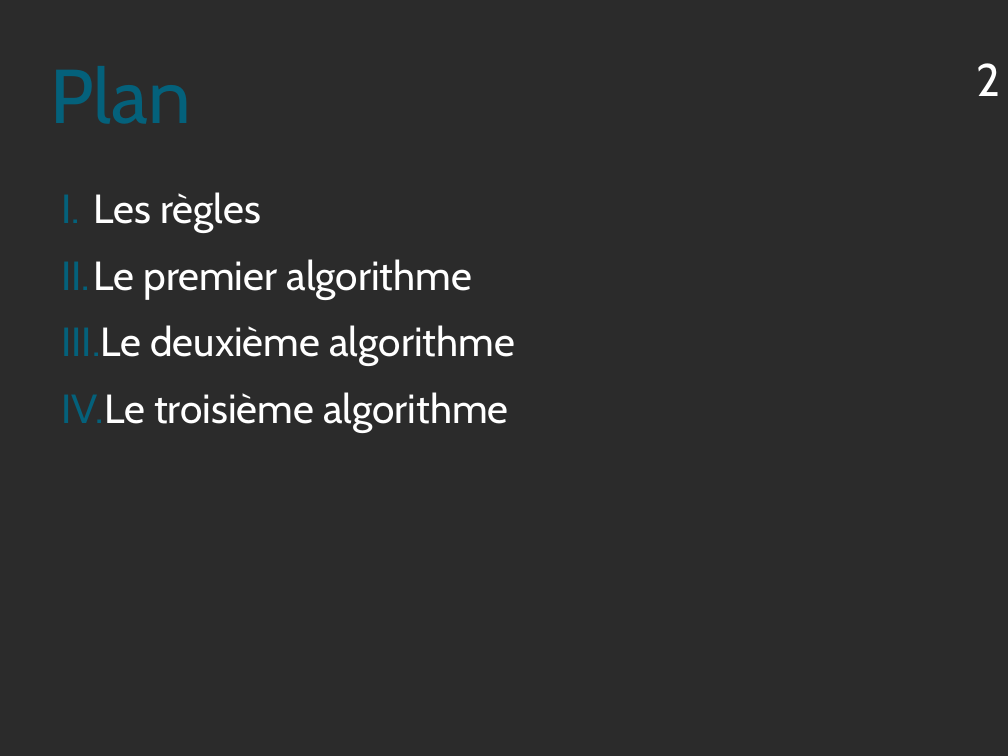
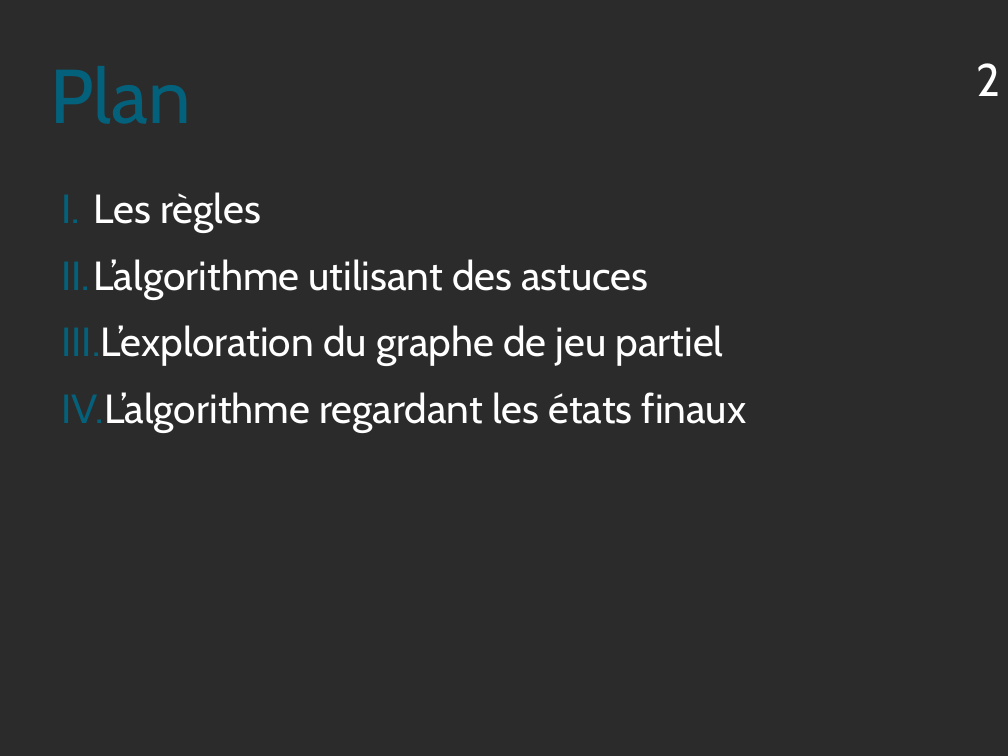
Before and after one commit to Triw-12/hanamikoji_solve, a slide deck: slide 2 of diaporama/Règles.odp. Drawn at 1008x756 pixels with LibreOffice and Linux fonts; fonts in the diff are those of the drawing; background and template pictures are left out; a plain dark background stands for a picture behind light text. Boxes give left, top, right and bottom in pixels: in the first picture for what was removed or moved away, otherwise in the second. Text is boxed around its words. In the diff, an @@ line names an element or a change of style, - is before the commit and + after.

```diff
--- a/diaporama/Règles.odp
+++ b/diaporama/Règles.odp
@@ text at box(61, 259, 747, 432): text changed @@
-II. Le premier algorithme
-III. Le deuxième algorithme
-IV. Le troisième algorithme
+II. L’algorithme utilisant des astuces
+III. L’exploration du graphe de jeu partiel
+IV. L’algorithme regardant les états finaux
```
Also in this commit, not shown: 16 other slides changed, 3 slides added, 2 slides removed, 2 other files.
